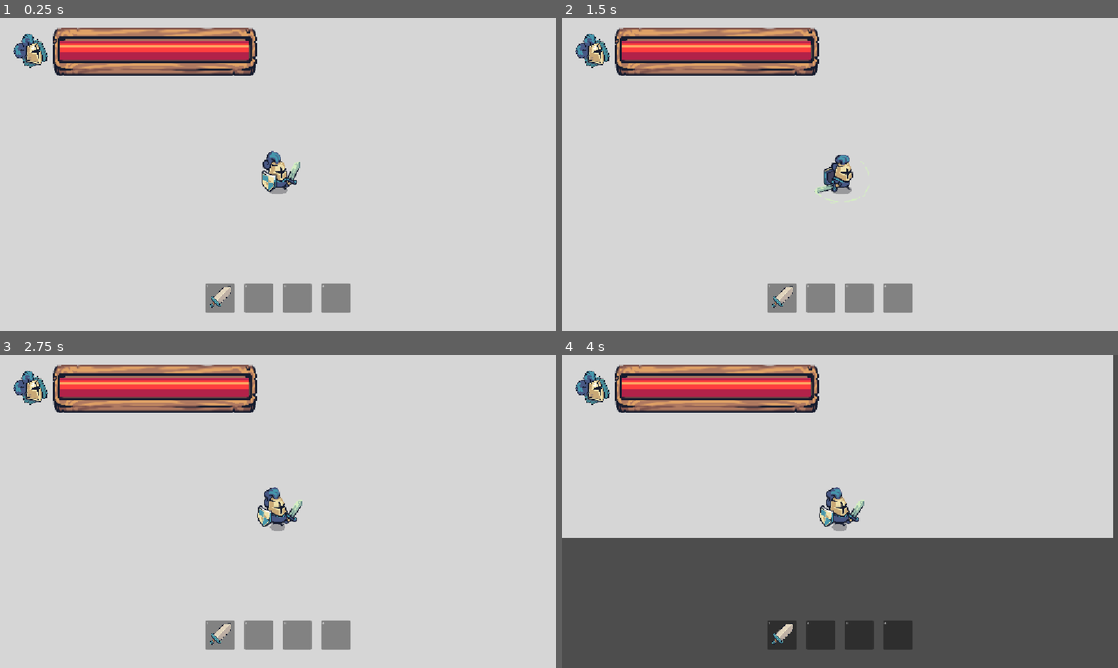
Above: before the commit, frames 1-4 (two rows, left to right).
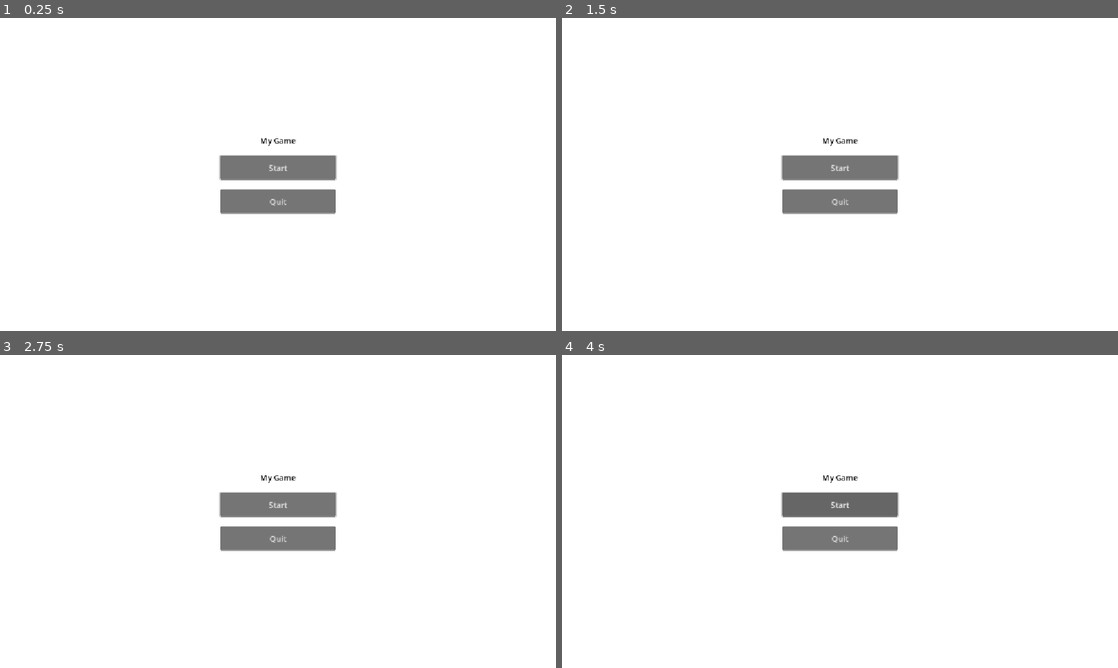
Above: after the commit, the same moments.

Repository: nwqpot0/GoDot_Projects
Game: Godot game, scene res://Scenes/main_menu.tscn
The game is run twice, just before and just after one commit, with the same random seed, the same clock (stepped at 60 frames per second) and the same inputs. Before the commit the project starts from res://Scenes/main.tscn.
Inputs (mouse positions are in pixels of both pictures, inside the frame that each line leads up to):
- Up to frame 1 (0.25 s): no input
- Up to frame 2 (1.5 s): click (840, 168) at 0.5 s, where only the run after the commit has a clickable "Start"; click (840, 168) at 1.25 s, where only the run after the commit has a clickable "Start"
- Up to frame 3 (2.75 s): move the mouse to (400, 495) at 2.02 s; press the mouse at (400, 495) at 2.03 s; hold D (move_right) from 2.03 s (still down)
- Up to frame 4 (4 s): move the mouse to (728, 527) at 2.77 s; release D (move_right) at 2.78 s; release the mouse at (728, 527) at 2.78 s; hold S (move_down) 2.78-3.53 s; right-click (728, 527) at 2.85 s; move the mouse to (895, 442) at 3.52 s; hold D (move_right) from 3.53 s (still down); hold Space (dash) from 3.53 s (still down)

The runs differ from the first frame. In frame 1, 100% of the frame differs, in the area x 0-100%, y 0-100%; in frame 2, 100%; in frame 3, 100%; in frame 4, 100%.

Commit message:
main menu

Diff:
--- /dev/null
+++ b/MyGame/Scenes/main_menu.gd
@@ -0,0 +1,31 @@
+extends Control
+
+# 在 Inspector 中选择点击“开始游戏”后进入的场景。
+@export_file("*.tscn") var start_scene_path: String
+
+@onready var start_button: Button = $CenterContainer/VBoxContainer/StartButton
+@onready var quit_button: Button = $CenterContainer/VBoxContainer/QuitButton
+
+
+func _ready() -> void:
+	start_button.pressed.connect(_on_start_pressed)
+	quit_button.pressed.connect(_on_quit_pressed)
+
+	start_button.grab_focus()
+
+
+func _on_start_pressed() -> void:
+	print("start pressed!")
+	if start_scene_path.is_empty():
+		push_warning("请先设置 Start Scene Path。")
+		return
+
+	var error := get_tree().change_scene_to_file(start_scene_path)
+
+	if error != OK:
+		push_error("无法打开场景：%s" % start_scene_path)
+
+
+func _on_quit_pressed() -> void:
+	print("quit pressed")
+	get_tree().quit()
--- /dev/null
+++ b/MyGame/Scenes/main_menu.tscn
@@ -0,0 +1,51 @@
+[gd_scene format=3 uid="uid://1xl8qqqtl0os"]
+
+[ext_resource type="Script" uid="uid://4pafrupbj6vs" path="res://Scenes/main_menu.gd" id="1_28flt"]
+
+[node name="MainMenu" type="Control" unique_id=327635030]
+layout_mode = 3
+anchors_preset = 15
+anchor_right = 1.0
+anchor_bottom = 1.0
+grow_horizontal = 2
+grow_vertical = 2
+script = ExtResource("1_28flt")
+start_scene_path = "uid://1xl8qqqtl0os"
+
+[node name="Background" type="ColorRect" parent="." unique_id=2033844116]
+layout_mode = 1
+anchors_preset = 15
+anchor_right = 1.0
+anchor_bottom = 1.0
+grow_horizontal = 2
+grow_vertical = 2
+mouse_filter = 2
+
+[node name="CenterContainer" type="CenterContainer" parent="." unique_id=1326025173]
+layout_mode = 1
+anchors_preset = 15
+anchor_right = 1.0
+anchor_bottom = 1.0
+grow_horizontal = 2
+grow_vertical = 2
+
+[node name="VBoxContainer" type="VBoxContainer" parent="CenterContainer" unique_id=264206248]
+layout_mode = 2
+theme_override_constants/separation = 20
+
+[node name="Title" type="Label" parent="CenterContainer/VBoxContainer" unique_id=561743013]
+layout_mode = 2
+theme_override_colors/font_color = Color(0.008202022, 0.008202025, 0.008202025, 1)
+text = "My Game"
+horizontal_alignment = 1
+
+[node name="StartButton" type="Button" parent="CenterContainer/VBoxContainer" unique_id=1991756686]
+custom_minimum_size = Vector2(240, 50)
+layout_mode = 2
+text = "Start
+"
+
+[node name="QuitButton" type="Button" parent="CenterContainer/VBoxContainer" unique_id=1132956016]
+custom_minimum_size = Vector2(240, 50)
+layout_mode = 2
+text = "Quit"
--- a/MyGame/project.godot
+++ b/MyGame/project.godot
@@ -11,7 +11,7 @@
 [application]
 
 config/name="MyGame"
-run/main_scene="uid://dyw5p7fnpk8e8"
+run/main_scene="uid://1xl8qqqtl0os"
 config/features=PackedStringArray("4.7", "GL Compatibility")
 config/icon="res://icon.svg"
 
Not shown, added: MyGame/Scenes/main_menu.gd.uid
Not shown, changed: .DS_Store
